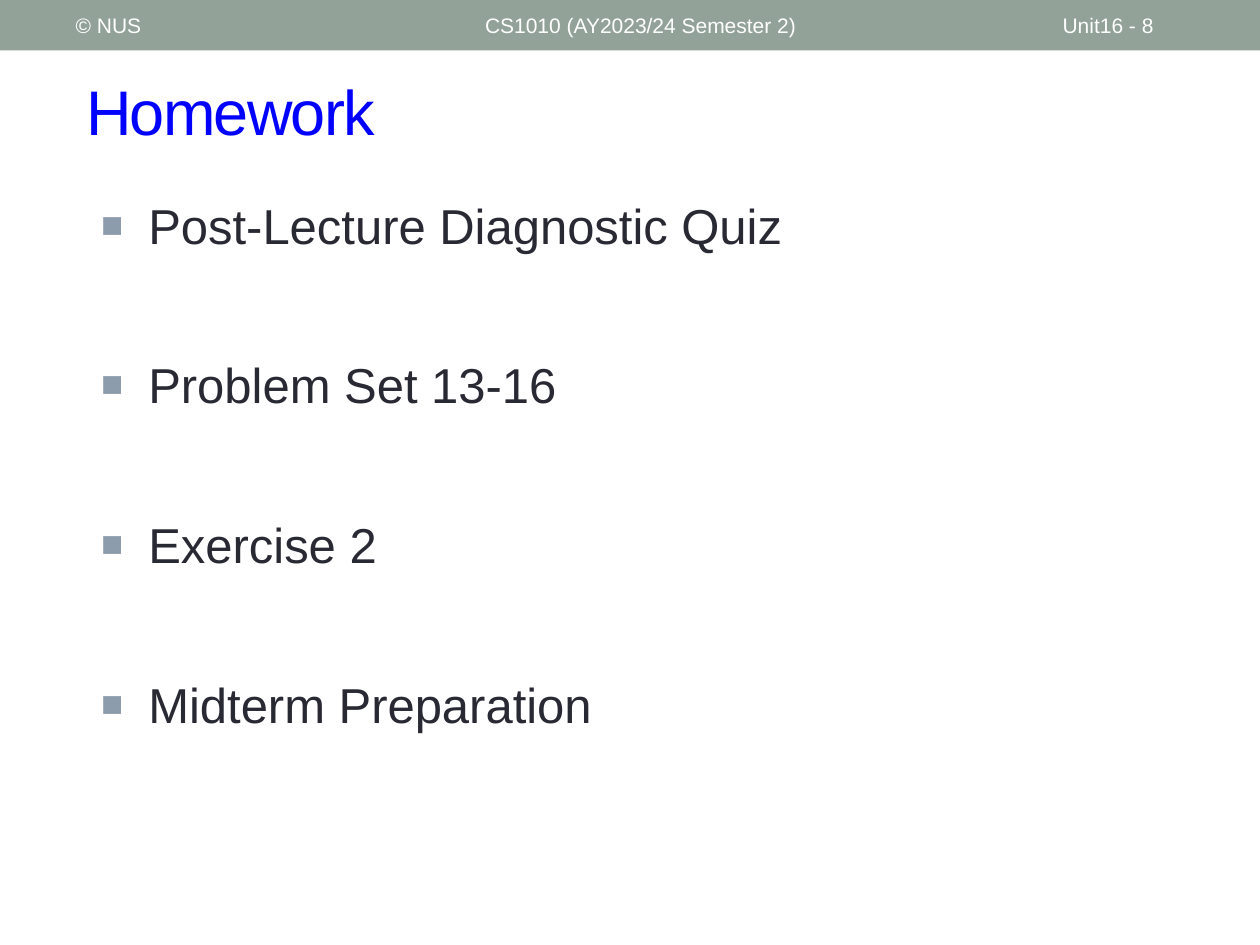
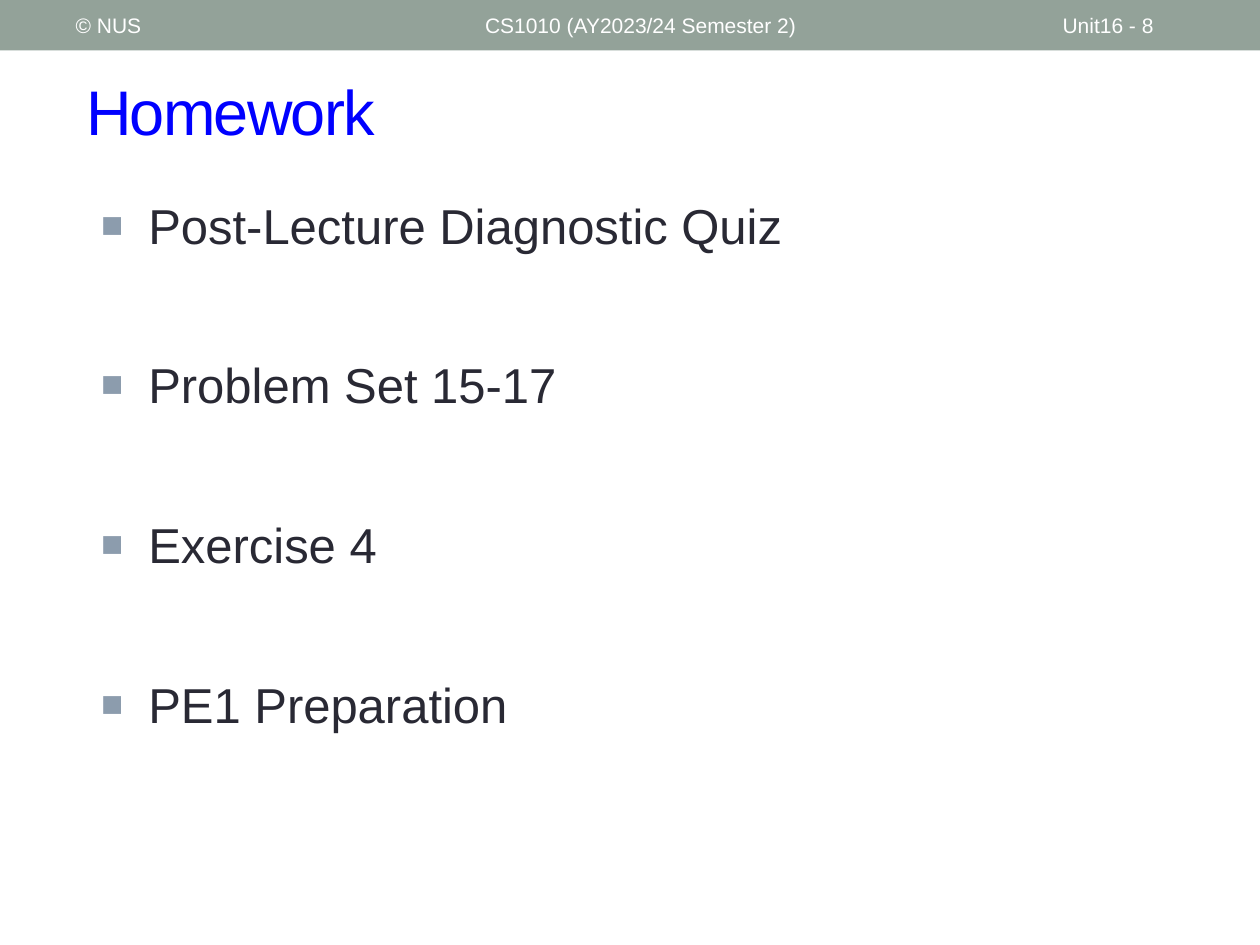
Before and after one commit to nus-cs1010-2425-s2/website, a slide deck: slide 8 of slides/Unit18_String.pptx. Drawn at 1260x945 pixels with LibreOffice and Linux fonts; fonts in the diff are those of the drawing. Boxes give left, top, right and bottom in pixels: in the first picture for what was removed or moved away, otherwise in the second. Text is boxed around its words. In the diff, an @@ line names an element or a change of style, - is before the commit and + after.

```diff
--- a/slides/Unit18_String.pptx
+++ b/slides/Unit18_String.pptx
@@ text at box(148, 367, 556, 733): text changed @@
-■ Problem Set 13-16
-■ Exercise 2
-■ Midterm Preparation
+■ Problem Set 15-17
+■ Exercise 4
+■ PE1 Preparation
```
Also in this commit, not shown: 8 other files.
